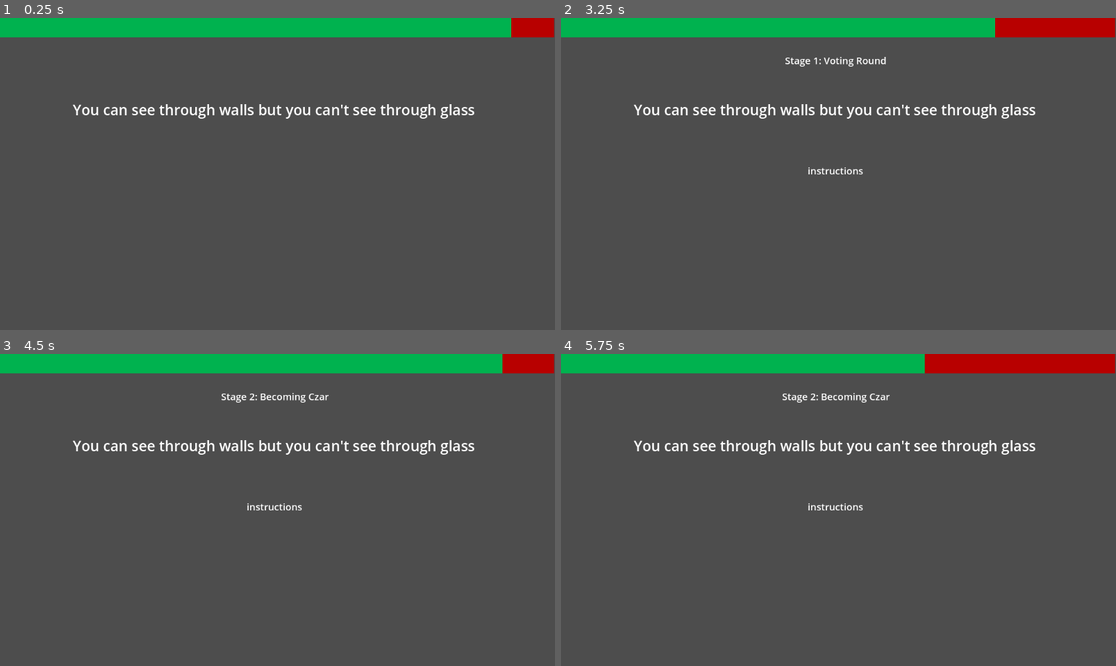
Above: before the commit, frames 1-4 (two rows, left to right).
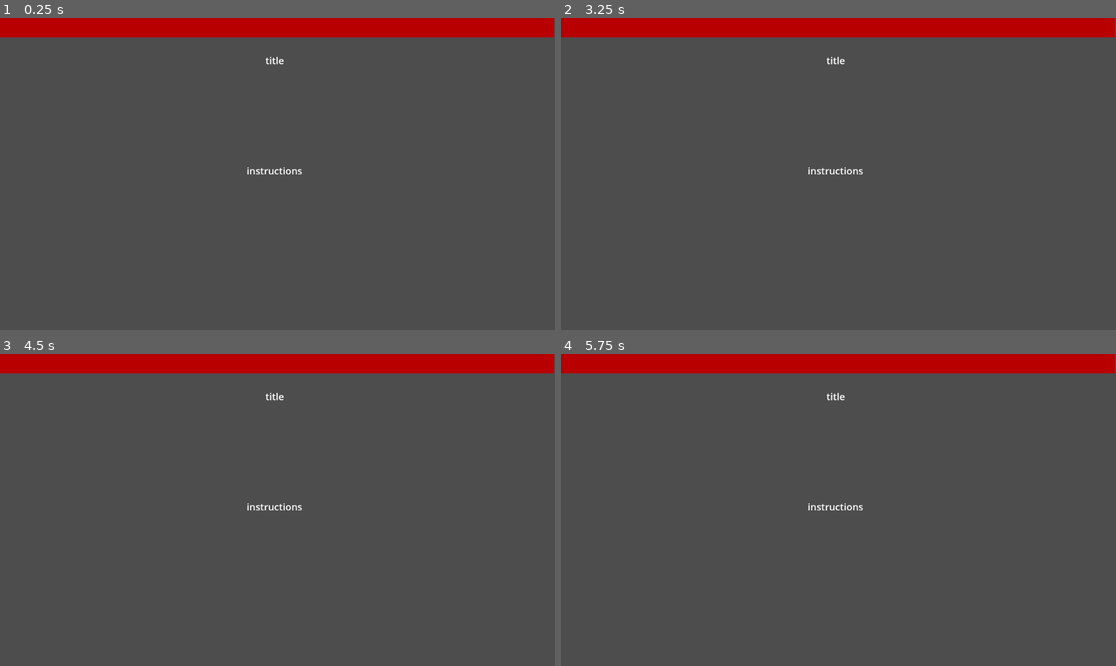
Above: after the commit, the same moments.

Repository: Beepered/WouldYouPressTheButton-Special
Game: Godot game, scene res://scenes/PlayScene.tscn
Two runs of this game, one before a commit and one after it. Both use one fixed random seed, a clock stepped at 60 frames per second and the inputs below. This scene is started directly instead of the project's main scene.
Inputs (mouse positions are in pixels of both pictures, inside the frame that each line leads up to):
- Up to frame 1 (0.25 s): no input
- Up to frame 2 (3.25 s): move the mouse to (960, 158) at 0.52 s; click (960, 158) at 0.67 s; move the mouse to (727, 189) at 1.27 s; click (727, 189) at 1.42 s; move the mouse to (894, 105) at 2.02 s; click (894, 105) at 2.17 s; move the mouse to (810, 236) at 2.77 s; click (810, 236) at 2.92 s
- Up to frame 3 (4.5 s): move the mouse to (444, 556) at 3.52 s; click (444, 556) at 3.67 s; move the mouse to (111, 463) at 4.27 s; click (111, 463) at 4.42 s
- Up to frame 4 (5.75 s): move the mouse to (866, 510) at 5.02 s; click (866, 510) at 5.17 s

The runs differ from the first frame. In frame 1, 7.0% of the frame differs, in the area x 0-93%, y 0-51%; in frame 2, 6.2%; in frame 3, 6.9%; in frame 4, 5.4%.
Error before the commit: Modulo by zero error in operator '%'. (res://scripts/play/discussion.gd:260)

Commit message:
temporary ranking function

Diff:
--- a/wouldyoupressthebutton-special/scripts/play/discussion.gd
+++ b/wouldyoupressthebutton-special/scripts/play/discussion.gd
@@ -43,7 +43,9 @@
 	# Initialize the voteButton
 	voteButton.visible = false
 	voteButton.connect("pressed", Callable(self, "on_vote_button_pressed"))
-	stage()
+
+	rankings()
+	#stage()
 
 func _process(_delta: float) -> void:
 	progressBar.value = (timer.time_left / timer.wait_time) * 100
@@ -234,7 +236,8 @@
 
 func end_game() -> void:
 	prompt.text = "Game Over! Thanks for playing!"
-	generate_ranking_list()
+	#generate_ranking_list()
+	rankings()
 	timer.stop()
 
 func reset_player_weights() -> void:
@@ -281,6 +284,14 @@
 	prompt.text = ranking_list
 	print(ranking_list)
 
+func rankings():
+	var ranking = ""
+	for name in Global.playerNames:
+		ranking += "%s: %d\n" % [name, points[name]]
+
+	# Display the ranking list
+	prompt.text = ranking
+
 func compare_scores(a: String, b: String) -> int:
 	# Custom comparison function for sorting (descending order)
 	return player_weights[b] - player_weights[a]
